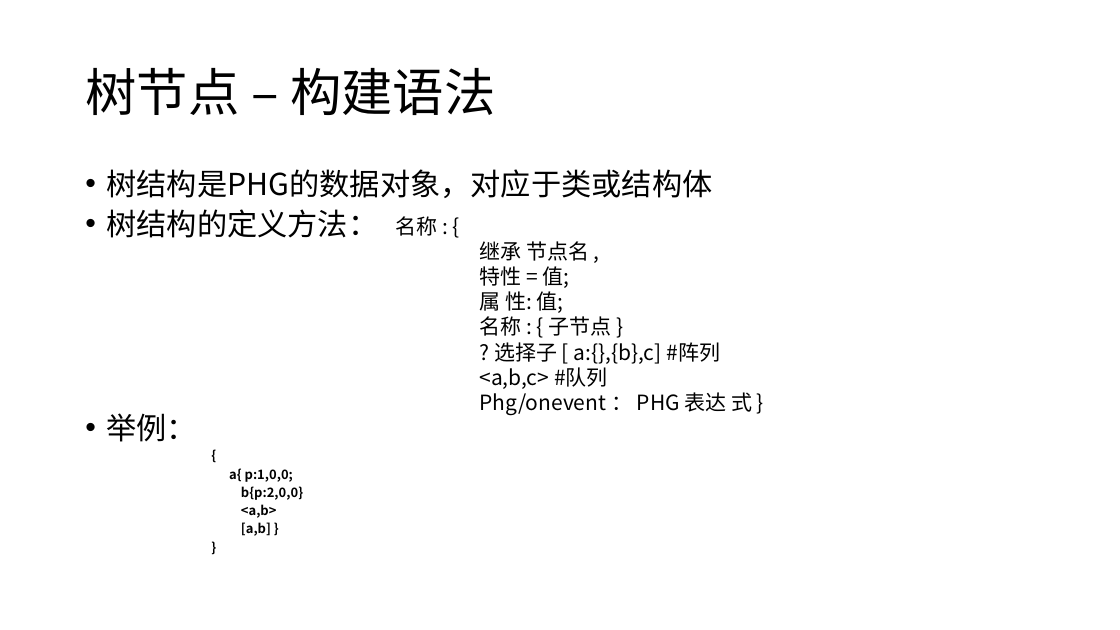
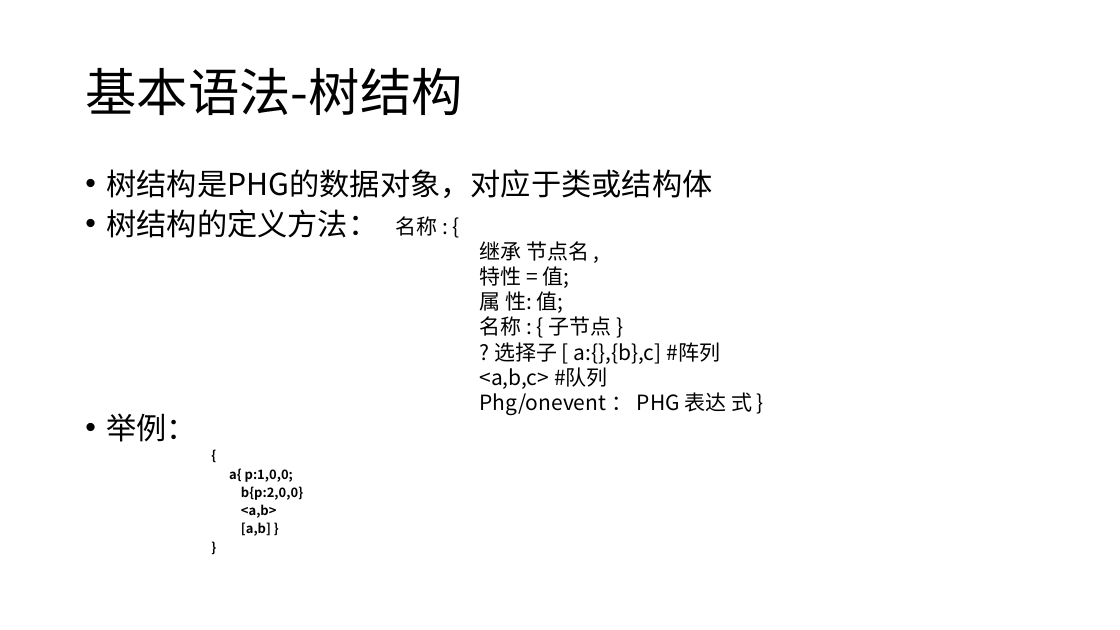
Before and after one commit to panguojun/.PHG., a slide deck: slide 8 of PHG语法手册.pptx. Drawn at 1120x630 pixels with LibreOffice and Linux fonts; fonts in the diff are those of the drawing. Boxes give left, top, right and bottom in pixels: in the first picture for what was removed or moved away, otherwise in the second. Text is boxed around its words. In the diff, an @@ line names an element or a change of style, - is before the commit and + after.

```diff
--- a/PHG语法手册.pptx
+++ b/PHG语法手册.pptx
@@ title at <box>85,67,462,115</box>: text changed @@
-树节点 – 构建语法
+基本语法-树结构
```
Also in this commit, not shown: 3 other slides changed, 2 slides added, 4 other files.
